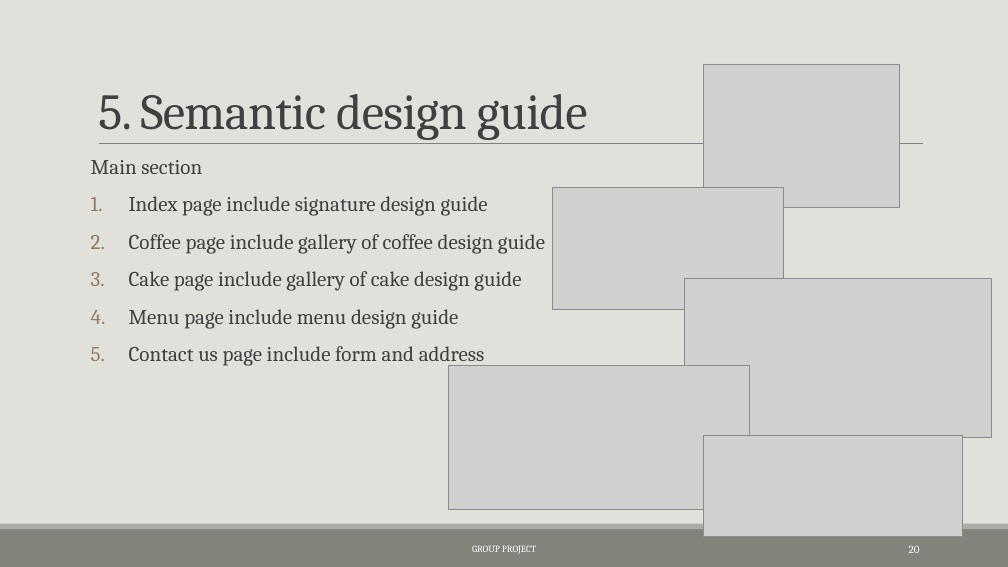
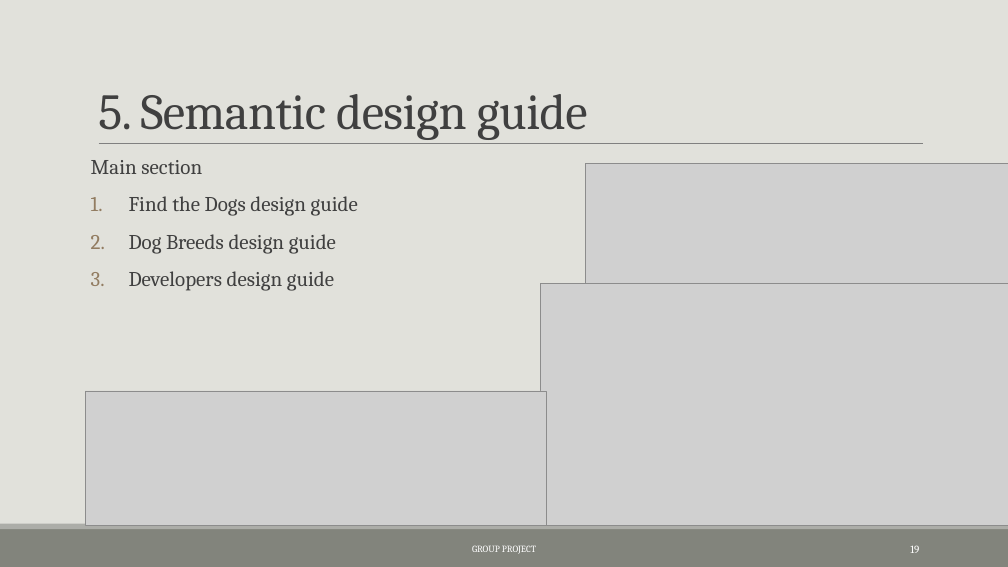
Before and after one commit to StevenLiu1201/crossPlatform-project, a slide deck: slide 19 of Style Guide/CST8117 Cross Platform Web Design(style guide).pptx (slide 20 before the commit). Drawn at 1008x567 pixels with LibreOffice and Linux fonts; fonts in the diff are those of the drawing; grey boxes stand for pictures. Boxes give left, top, right and bottom in pixels: in the first picture for what was removed or moved away, otherwise in the second. Text is boxed around its words. In the diff, an @@ line names an element or a change of style, - is before the commit and + after.

Commit message:
update on study guide

```diff
--- a/Style Guide/CST8117 Cross Platform Web Design(style guide).pptx
+++ b/Style Guide/CST8117 Cross Platform Web Design(style guide).pptx
@@ picture removed at (704, 64, 901, 208) @@
@@ picture added at (586, 163, 1008, 284) @@
@@ text at (129, 196, 358, 291): text changed @@
-1. Index page include signature design guide
-2. Coffee page include gallery of coffee design guide
-3. Cake page include gallery of cake design guide
-4. Menu page include menu design guide
-5. Contact us page include form and address
+1. Find the Dogs design guide
+2. Dog Breeds design guide
+3. Developers design guide
@@ picture removed at (553, 187, 784, 309) @@
@@ picture added at (541, 284, 1008, 526) @@
@@ picture removed at (684, 278, 992, 438) @@
@@ picture removed at (448, 366, 750, 510) @@
@@ picture added at (85, 391, 547, 526) @@
@@ picture removed at (703, 436, 963, 537) @@
@@ page number at (910, 545, 919, 553): text changed @@
-20
+19
```
Also in this commit, not shown: 4 other slides changed, 2 slides removed.
